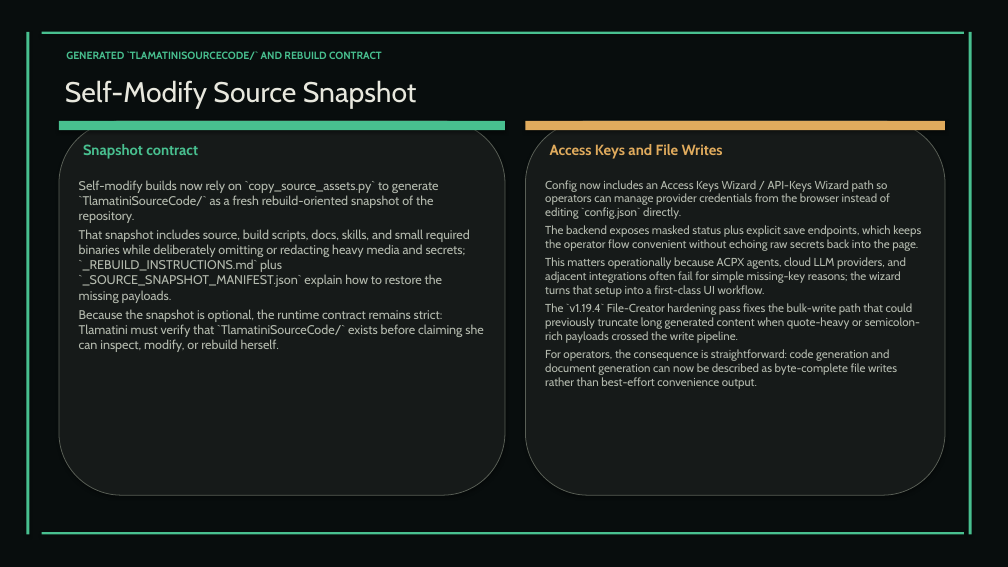
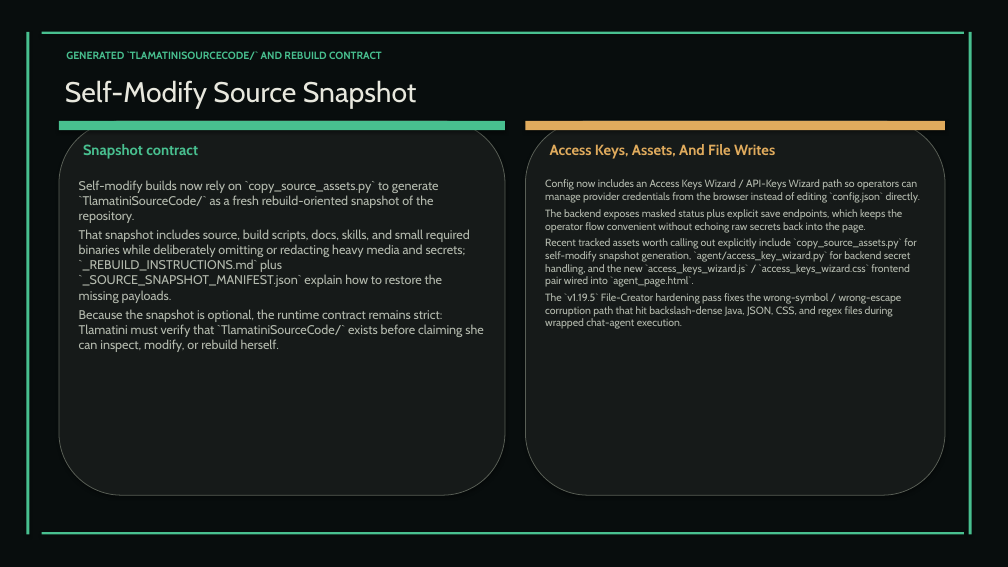
Before and after one commit to XAIHT/Tlamatini, a slide deck: slide 17 of Tlamatini_eXtended_Artificial_Intelligence_Humanly_Tempered.pptx. Drawn at 1008x567 pixels with LibreOffice and Linux fonts; fonts in the diff are those of the drawing. Boxes give left, top, right and bottom in pixels: in the first picture for what was removed or moved away, otherwise in the second. Text is boxed around its words. In the diff, an @@ line names an element or a change of style, - is before the commit and + after.

Commit message:
Updating visual documentation to Tlamatini v1.19.5, by Tlamatini's-AutoBot.

```diff
--- a/Tlamatini_eXtended_Artificial_Intelligence_Humanly_Tempered.pptx
+++ b/Tlamatini_eXtended_Artificial_Intelligence_Humanly_Tempered.pptx
@@ text at <box>550,144,775,159</box>: text changed @@
-Access Keys and File Writes
+Access Keys, Assets, And File Writes
@@ text at <box>545,179,920,233</box>: size 11 to 10 pt in "Config now includes an Access Keys Wizard ...", "The backend exposes masked status plus explicit ..." @@
@@ text at <box>545,238,916,329</box>: text changed; size 11 to 10 pt @@
-This matters operationally because ACPX agents, cloud LLM providers, and adjacent integrations often fail for simple missing-key reasons; the wizard turns that setup into a first-class UI workflow.
-The `v1.19.4` File-Creator hardening pass fixes the bulk-write path that could previously truncate long generated content when quote-heavy or semicolon-rich payloads crossed the write pipeline.
-For operators, the consequence is straightforward: code generation and document generation can now be described as byte-complete file writes rather than best-effort convenience output.
+Recent tracked assets worth calling out explicitly include `copy_source_assets.py` for self-modify snapshot generation, `agent/access_key_wizard.py` for backend secret handling, and the new `access_keys_wizard.js` / `access_keys_wizard.css` frontend pair wired into `agent_page.html`.
+The `v1.19.5` File-Creator hardening pass fixes the wrong-symbol / wrong-escape corruption path that hit backslash-dense Java, JSON, CSS, and regex files during wrapped chat-agent execution.
```
Also in this commit, not shown: 17 other slides changed, 2 slides added, 2 other files.
